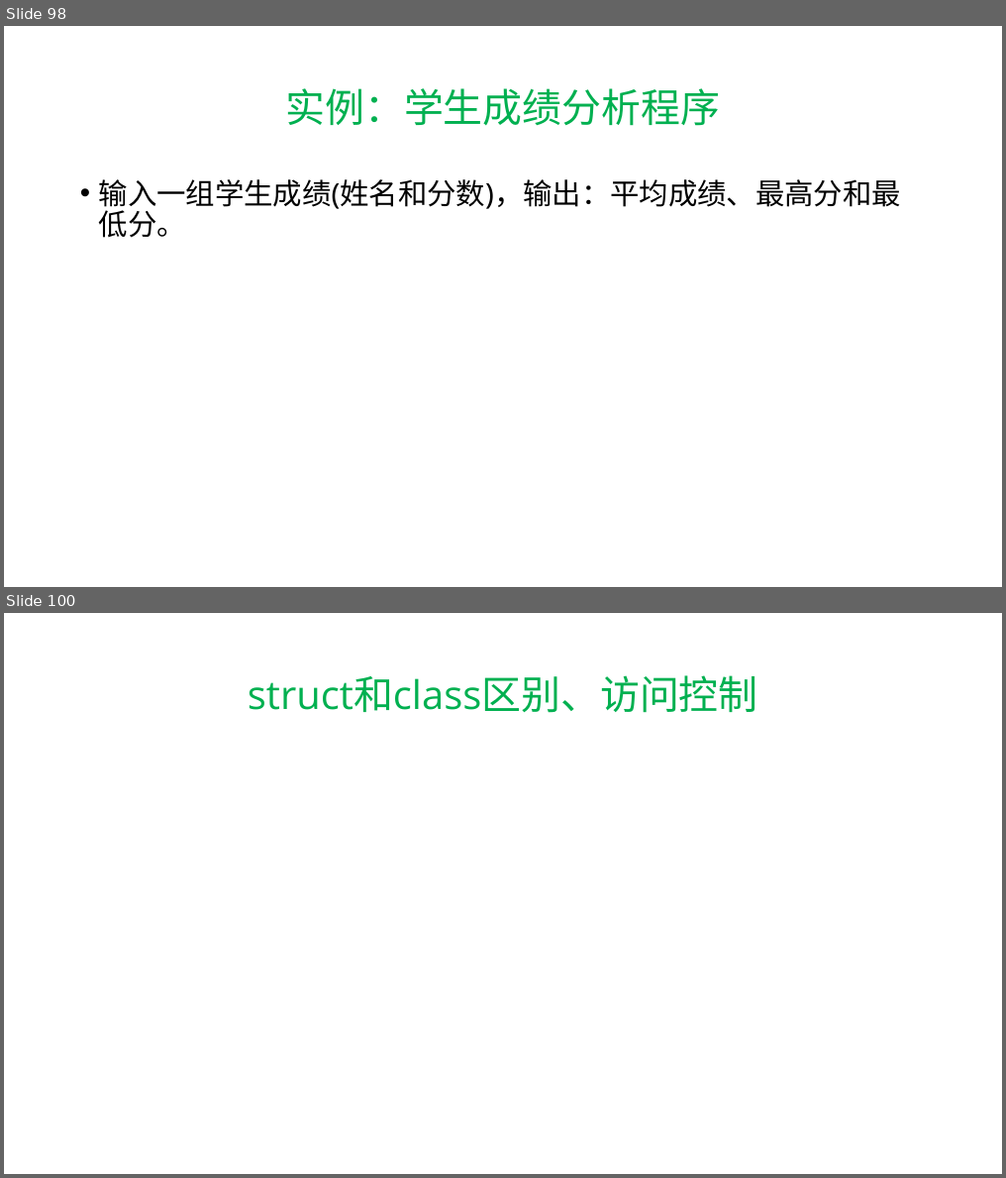
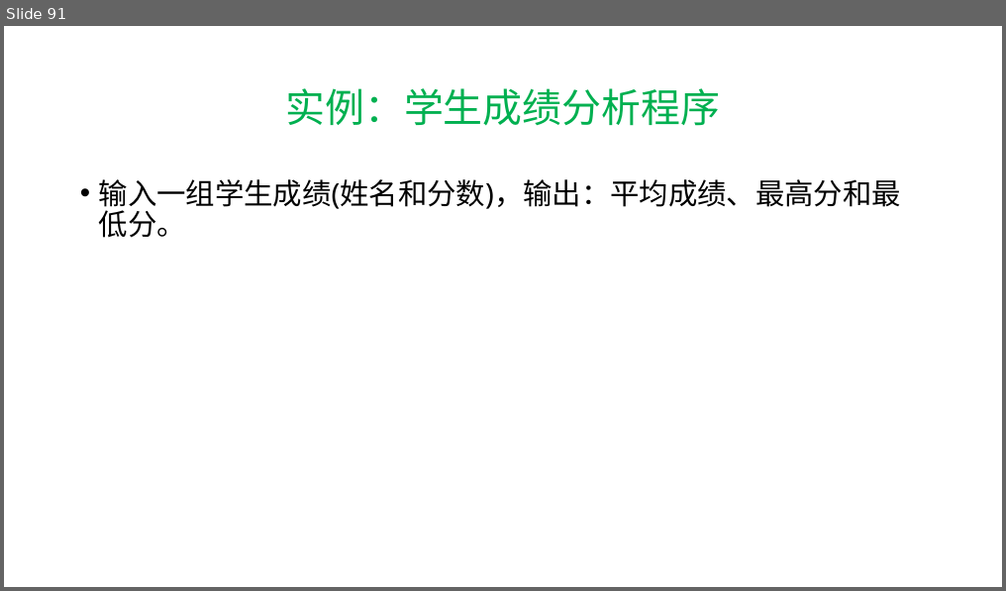
Before and after one commit to hwdong-net/cplusplus17, a slide deck: ppt/第7章 类和对象.pptx. Shown one above the other, each under a label of ours: slides 98 and 100 before the commit, slide 91 after it; the slides between them are not shown. The pictures are 1006x1178 and 1006x591 pixels, drawn with LibreOffice and Linux fonts; fonts in the diff are those of the drawing. Boxes give left, top, right and bottom in pixels: in the first picture for what was removed or moved away, otherwise in the second. Text is boxed around its words. In the diff, an @@ line names an element or a change of style, - is before the commit and + after.

```diff
--- a/ppt/第7章 类和对象.pptx
+++ b/ppt/第7章 类和对象.pptx
@@ slide 100 removed at <box>4,613,1002,1174</box>, background #FFFFFF @@
@@ title removed at <box>248,675,758,713</box> @@
-struct和class区别、访问控制
@@ what was slide 98 is now slide 91 @@
```
Also in this commit, not shown: 11 slides changed, 4 slides added, 14 other slides removed.
